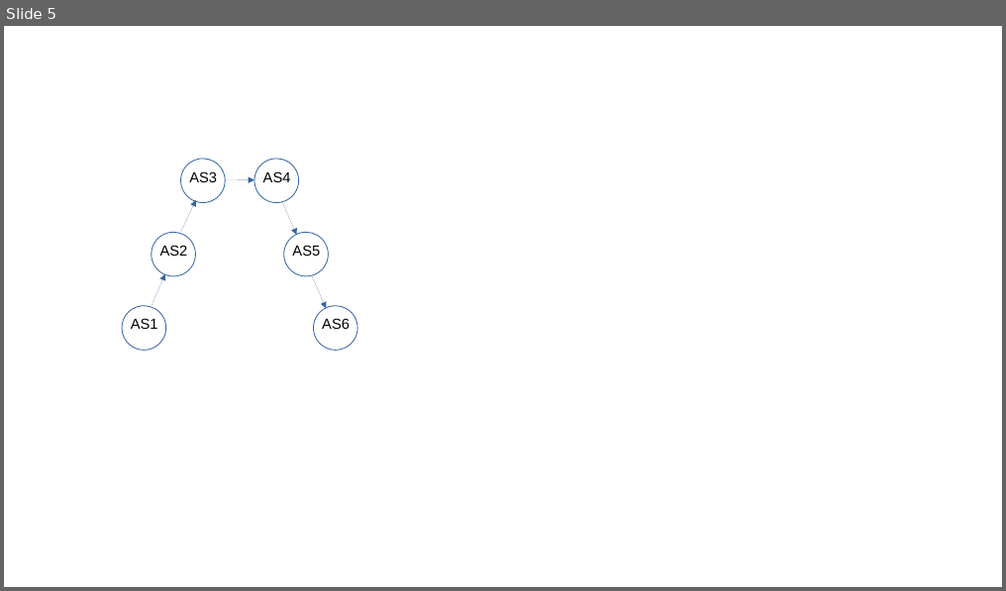
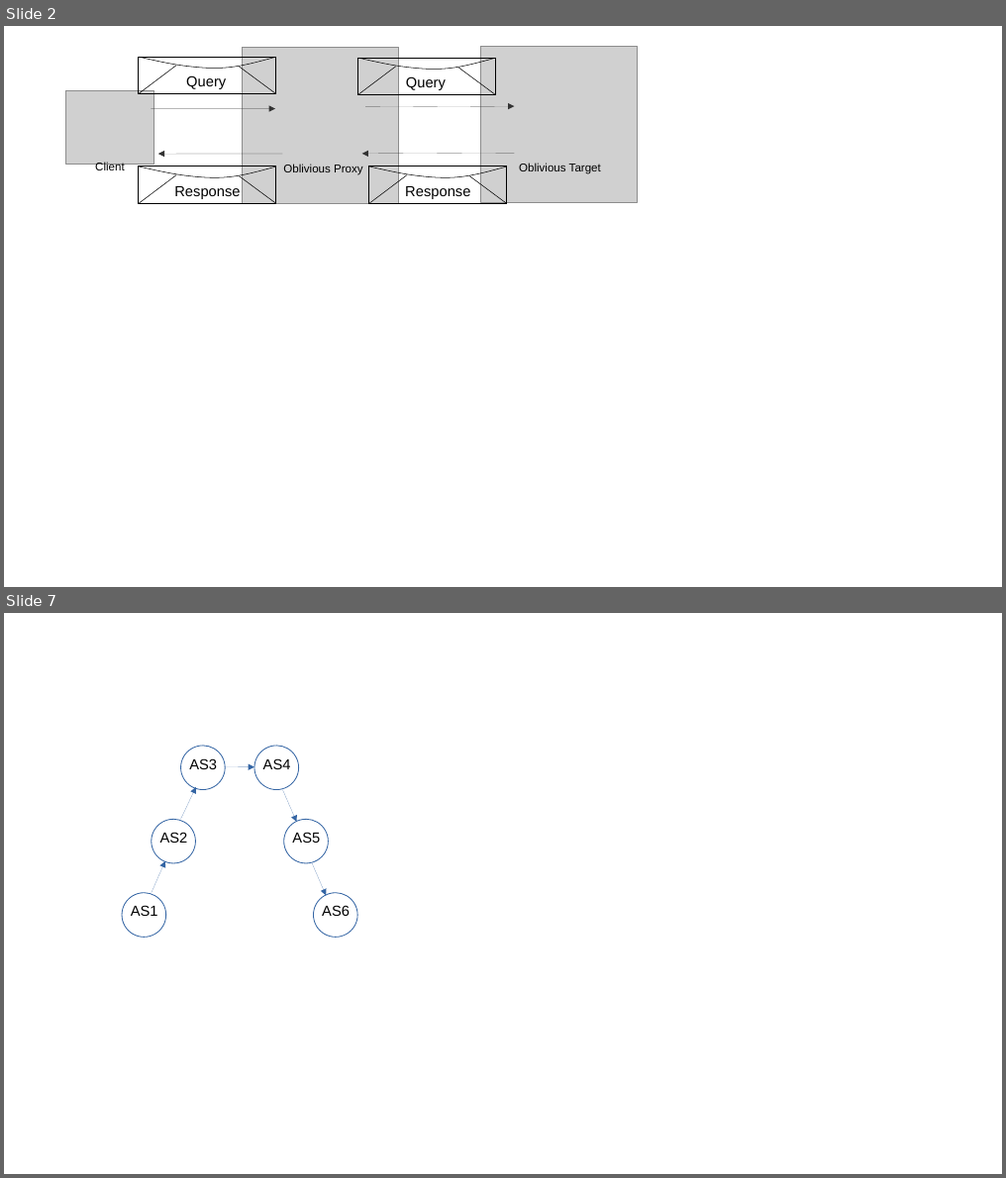
Before and after one commit to SystemsApproach/security, a slide deck: figures/SecurityFigs.odp. Shown one above the other, each under a label of ours: slide 5 before the commit, slides 2 and 7 after it; the slides between them are not shown. The pictures are 1006x591 and 1006x1178 pixels, drawn with LibreOffice and Linux fonts; fonts in the diff are those of the drawing; grey boxes stand for pictures. Boxes give left, top, right and bottom in pixels: in the first picture for what was removed or moved away, otherwise in the second. Text is boxed around its words. In the diff, an @@ line names an element or a change of style, - is before the commit and + after.

Commit message:
recover lost figures

```diff
--- a/figures/SecurityFigs.odp
+++ b/figures/SecurityFigs.odp
@@ slide 2 added at (4, 26, 1002, 587), background #FFFFFF @@
@@ picture added at (242, 47, 399, 203) @@
@@ picture added at (481, 46, 638, 202) @@
@@ group added at (138, 57, 276, 94): 2 lines, 1 rectangle, 1 freeform shape, 1 text @@
+Query
@@ group added at (357, 58, 496, 95): 2 lines, 1 rectangle, 1 freeform shape, 1 text @@
+Query
@@ picture added at (66, 91, 154, 165) @@
@@ arrow added from (151, 108) to (275, 108), #333333 0 pt @@
@@ arrow added from (365, 107) to (515, 106), #333333 0 pt @@
@@ text added at (95, 162, 125, 174), 11 pt, text #000000 @@
+Client
@@ arrow added from (282, 154) to (158, 154), #333333 0 pt @@
@@ text added at (283, 164, 363, 175), 11 pt, text #000000 @@
+Oblivious Proxy
@@ arrow added from (515, 154) to (361, 154), #333333 0 pt @@
@@ text added at (519, 163, 601, 174), 11 pt, text #000000 @@
+Oblivious Target
@@ group added at (138, 167, 276, 203): 2 lines, 1 rectangle, 1 freeform shape, 1 text @@
+Response
@@ group added at (368, 167, 507, 203): 2 lines, 1 rectangle, 1 freeform shape, 1 text @@
+Response
@@ what was slide 5 is now slide 7 @@
```
Also in this commit, not shown: 1 slide changed, 1 other slide added.
